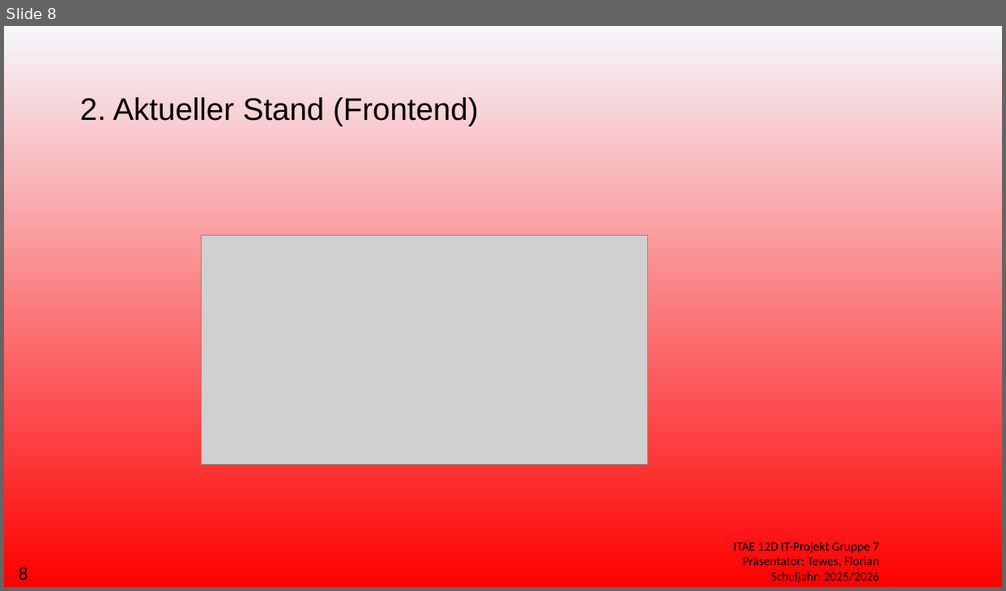
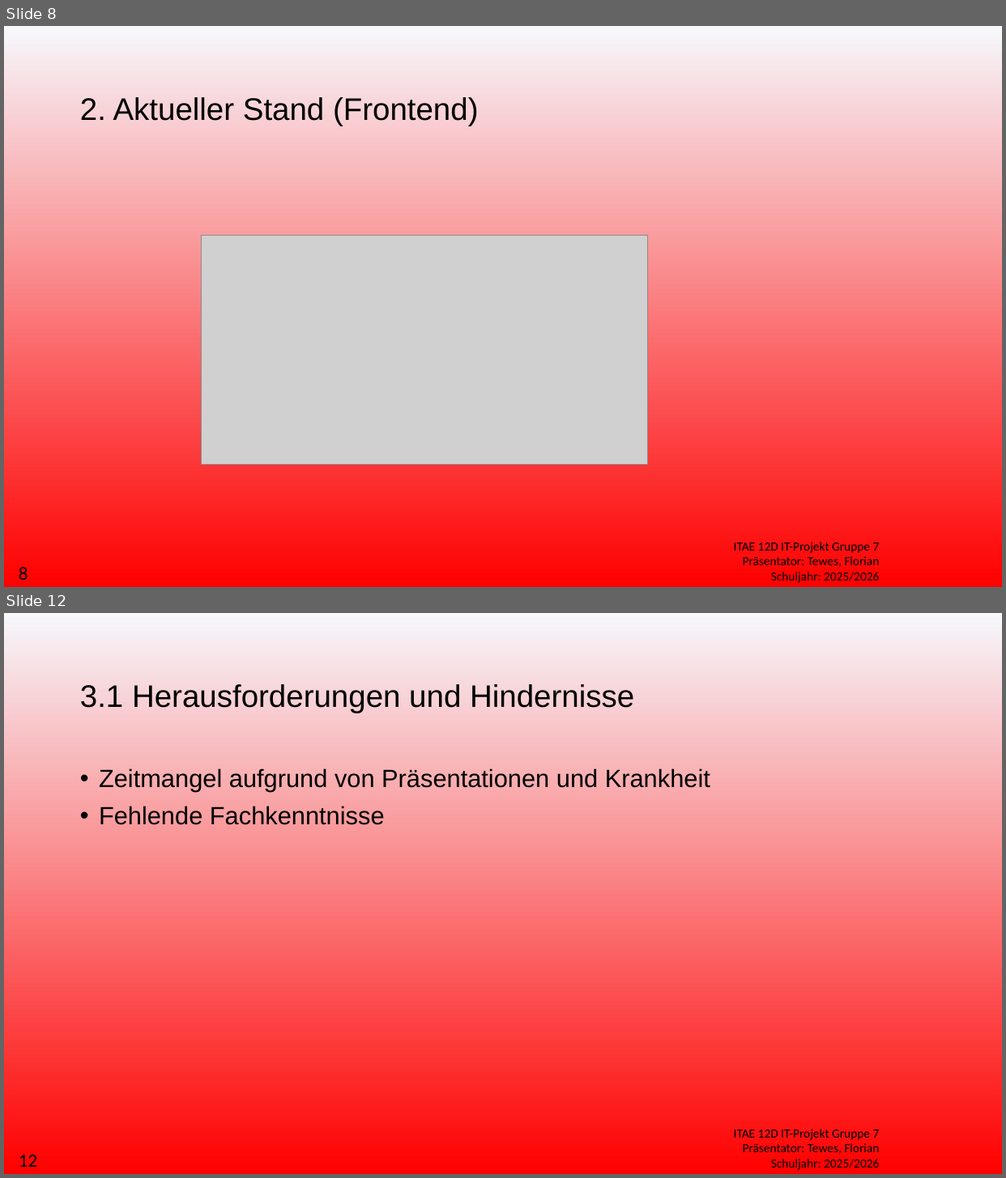
Before and after one commit to AE12-Projekt-Gruppe-7/EvalPro, a slide deck: docs/Praesentationen/EvalPro_Präsentation_Florian_Tewes.pptx. Shown one above the other, each under a label of ours: slide 8 before the commit, slides 8 and 12 after it; the slides between them are not shown. The pictures are 1006x591 and 1006x1178 pixels, drawn with LibreOffice and Linux fonts; fonts in the diff are those of the drawing; grey boxes stand for pictures; background and template pictures are left out. Boxes give left, top, right and bottom in pixels: in the first picture for what was removed or moved away, otherwise in the second. Text is boxed around its words. In the diff, an @@ line names an element or a change of style, - is before the commit and + after.

```diff
--- a/docs/Praesentationen/EvalPro_Präsentation_Florian_Tewes.pptx
+++ b/docs/Praesentationen/EvalPro_Präsentation_Florian_Tewes.pptx
@@ slide 12 added at bbox=[4, 613, 1002, 1174], background gradient #F6F8FC to #FF0000; not listed: 2 template elements that a slide beside it also shows @@
@@ title added at bbox=[80, 684, 634, 713], 30 pt, text #000000 @@
+3.1 Herausforderungen und Hindernisse
@@ text added at bbox=[99, 769, 710, 825], 24 pt, text #000000 @@
+• Zeitmangel aufgrund von Präsentationen und Krankheit
+• Fehlende Fachkenntnisse
```
Also in this commit, not shown: 1 slide changed, 3 other slides added, 1 slide removed.
